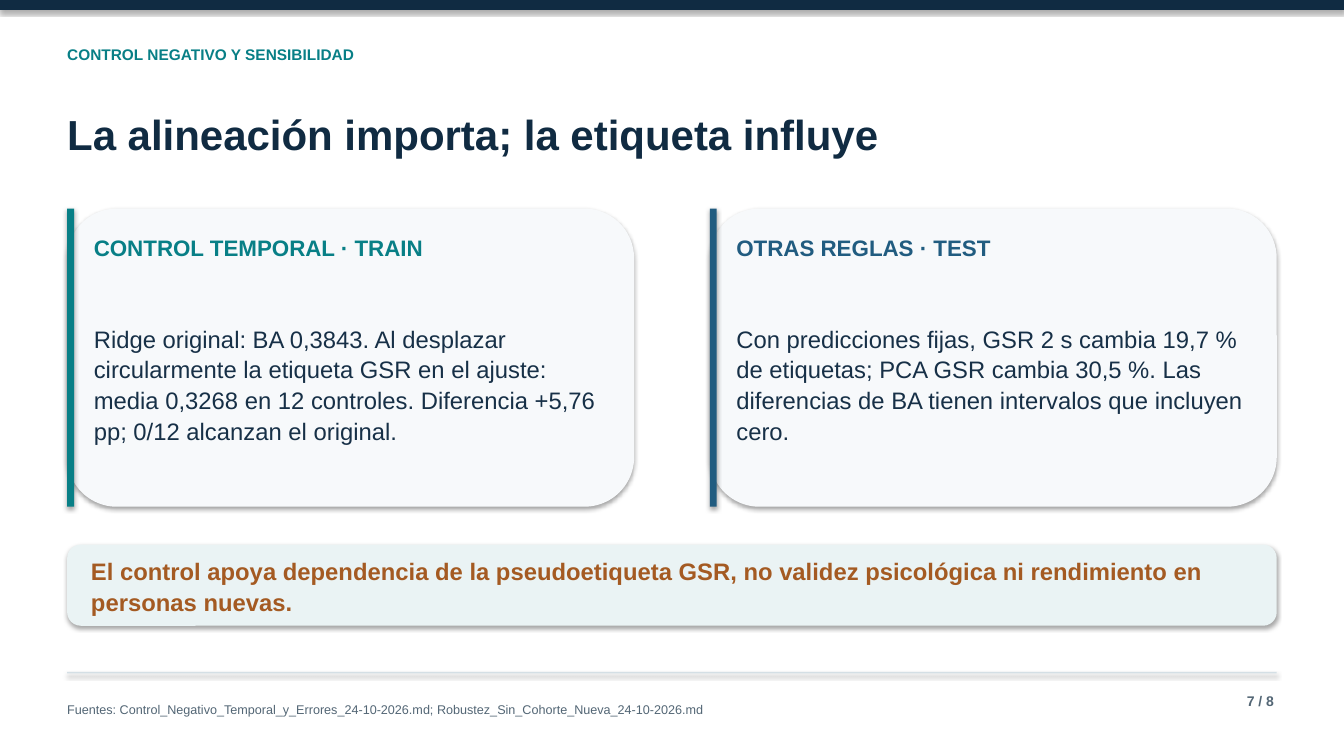
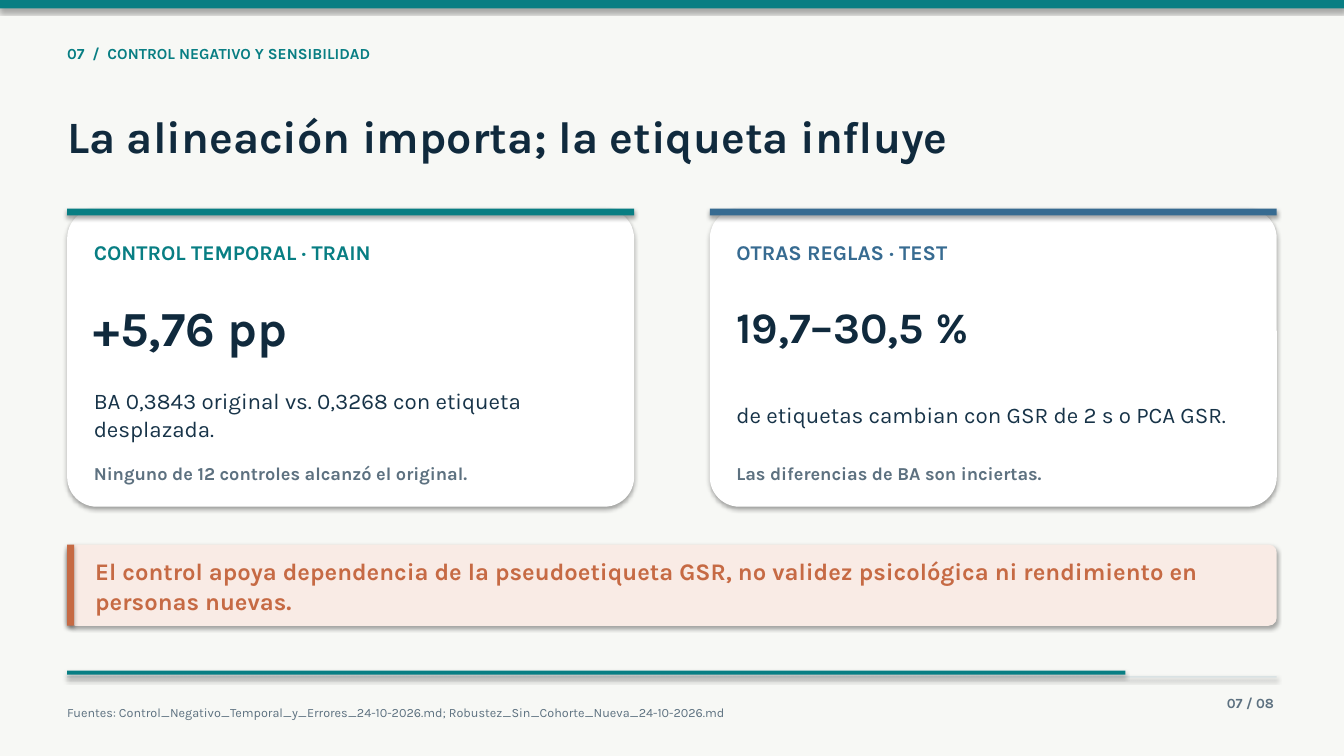
Before and after one commit to marioromero00/Tesis_MDS, a slide deck: slide 7 of presentaciones/Avances-Experimentales-Simplificados-24-10-2026.pptx. Drawn at 1344x756 pixels with LibreOffice and Linux fonts; fonts in the diff are those of the drawing. Boxes give left, top, right and bottom in pixels: in the first picture for what was removed or moved away, otherwise in the second. Text is boxed around its words. In the diff, an @@ line names an element or a change of style, - is before the commit and + after.

```diff
--- a/presentaciones/Avances-Experimentales-Simplificados-24-10-2026.pptx
+++ b/presentaciones/Avances-Experimentales-Simplificados-24-10-2026.pptx
@@ background #FFFFFF to #F7F8F5 @@
@@ rectangle at (0, 0, 1344, 8): fill #102B42 to #087E83 @@
@@ text at (67, 48, 370, 60): text changed; font Arial to Karla; text colour #087F86 to #087E83 @@
-CONTROL NEGATIVO Y SENSIBILIDAD
+07 / CONTROL NEGATIVO Y SENSIBILIDAD
@@ text "La alineación importa; la etiqueta ..." at (67, 118, 947, 164): size 30 to 32 pt, font Arial to Karla, text colour #102B42 to #102A3D; line spacing 1.08 to 1.04 @@
@@ rounded rectangle at (68, 209, 634, 507): fill #F7F9FB to #FFFFFF; proportions changed @@
@@ rectangle removed at (68, 209, 75, 507) @@
@@ rectangle added at (68, 209, 634, 216), fill #087E83 @@
@@ rounded rectangle at (710, 209, 1276, 507): fill #F7F9FB to #FFFFFF; proportions changed @@
@@ rectangle removed at (710, 209, 717, 507) @@
@@ rectangle added at (710, 209, 1276, 216), fill #376B91 @@
@@ text "CONTROL TEMPORAL · TRAIN" at (94, 246, 371, 261): size 16 to 15 pt, font Arial to Karla, text colour #087F86 to #087E83; line spacing 1.08 to 1.04 @@
@@ text "OTRAS REGLAS · TEST" at (736, 246, 947, 261): size 16 to 15 pt, font Arial to Karla, text colour #215C80 to #376B91; line spacing 1.08 to 1.04 @@
@@ text added at (94, 313, 288, 358), 35 pt, text #102A3D, bold @@
++5,76 pp
@@ text added at (736, 314, 924, 349), 31 pt, text #102A3D, bold @@
+19,7–30,5 %
@@ text removed at (94, 330, 595, 445) @@
-Ridge original: BA 0,3843. Al desplazar circularmente la etiqueta GSR en el ajuste: media 0,3268 en 12 controles. Diferencia +5,76 pp; 0/12 alcanzan el original.
@@ text added at (94, 393, 521, 443), 16 pt, text #173348 @@
+BA 0,3843 original vs. 0,3268 con etiqueta desplazada.
@@ text at (736, 407, 1225, 429): text changed; size 17 to 16 pt; font Arial to Karla; text colour #173047 to #173348 @@
-Con predicciones fijas, GSR 2 s cambia 19,7 % de etiquetas; PCA GSR cambia 30,5 %. Las diferencias de BA tienen intervalos que incluyen cero.
+de etiquetas cambian con GSR de 2 s o PCA GSR.
@@ text added at (94, 466, 467, 485), 13 pt, text #5D7180, bold @@
+Ninguno de 12 controles alcanzó el original.
@@ text added at (736, 467, 1042, 480), 13 pt, text #5D7180, bold @@
+Las diferencias de BA son inciertas.
@@ rounded rectangle at (68, 544, 1277, 626): fill #EAF3F4 to #F9EBE5; proportions changed @@
@@ rectangle added at (68, 544, 75, 626), fill #C66A44 @@
@@ text "El control apoya dependencia de ..." at (95, 561, 1197, 616): font Arial to Karla, text colour #A45A22 to #C66A44; line spacing 1.08 to 1.04 @@
@@ text "Fuentes: Control_Negativo_Temporal_y_Errores_24-10-2026.md;  ..." at (67, 708, 725, 720): font Arial to Karla, text colour #536675 to #5D7180; line spacing 1.08 to 1.04 @@
@@ rectangle: place and size @@
-rectangle at (68, 673, 1277, 674)
+rectangle at (68, 677, 1277, 678)
@@ rectangle at (68, 677, 1277, 678): fill #D4DFE5 to #D9E2E3 @@
@@ rectangle added at (68, 670, 1126, 675), fill #087E83 @@
@@ text added at (1227, 699, 1274, 708), 10 pt, text #5D7180, bold @@
+07 / 08
@@ text removed at (1247, 696, 1274, 706) @@
-7 / 8
```
Also in this commit, not shown: 7 other slides changed, 12 other files.
